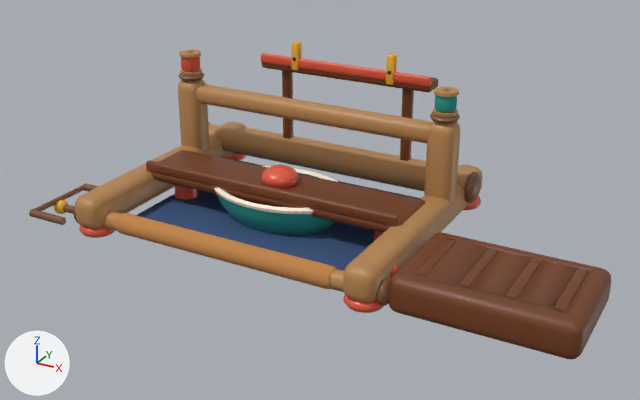
Two versions of the glTF model public/models/loom.glb, one commit apart.
The view is the same before and after, from a 50 mm camera at (0.359, -0.583, 0.319) aimed at (0.043, -0.01, 0.033). The lights are fixed; the arrows at lower left show +X, +Y and +Z. The older version comes first. Where no turn or scale is listed for an object, it has been applied to the vertices. Vertices at exactly the same position are counted once.

Script lines for the objects in view, before the commit:
```python
ob_cap0 = bpy.data.objects.new('Cap0', me_cap0)
ob_cap0.location = (0.0, 0.0, 0.0)
ob_easelledge = bpy.data.objects.new('EaselLedge', me_cube_023)
ob_easelledge.location = (0.0, 0.0, 0.0)
ob_easellip = bpy.data.objects.new('EaselLip', me_cube_024)
ob_easellip.location = (0.0, 0.0, 0.0)
ob_easelpostl = bpy.data.objects.new('EaselPostL', me_easelpostl)
ob_easelpostl.location = (0.0, 0.0, 0.0)
ob_easelpostr = bpy.data.objects.new('EaselPostR', me_easelpostr)
ob_easelpostr.location = (0.0, 0.0, 0.0)
ob_postl = bpy.data.objects.new('PostL', me_cube_006)
ob_postl.location = (0.0, 0.0, 0.0)
# also in view: 'RailR' at (0.123, 0.01, 0.02); 'HeddleBar' at (0.0, 0.05, 0.083); 'BasketRim' at (0.0, 0.0, 0.031); 'Bed' at (0.0, 0.006, 0.002); 'BackBeam' at (0.0, 0.085, 0.028)
```
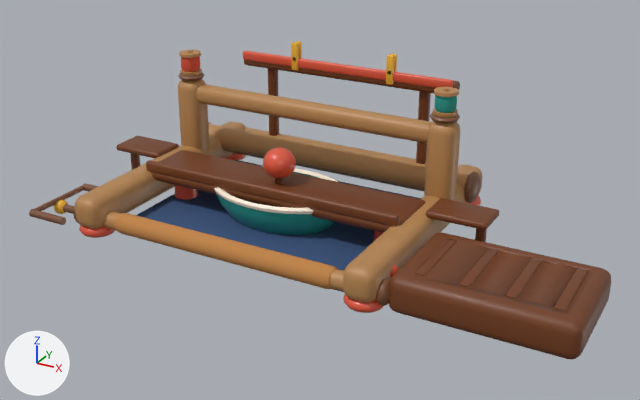
Where the newer file only moved an object's origin or applied its transform, the numbers keep the older frame.

Location of each change, (x1, y1, x2, y2) in pixels of the pictures (640 x 400 px):
'EaselLip', rescaled (23% wider, 9% taller): before (261, 53, 431, 87); after (243, 51, 453, 88)
'PerchR', added (brown): after (425, 198, 499, 230)
'Cap0', rescaled: before (261, 165, 298, 189); after (263, 147, 296, 179)
'EaselLedge', rescaled (22% wider, 13% taller): before (262, 63, 439, 92); after (244, 60, 460, 93)
'EaselPostR', moved: before (400, 89, 414, 161); after (416, 91, 431, 164)
'EaselPostL', moved: before (282, 71, 293, 139); after (268, 69, 279, 136)
'PerchL', added (brown): after (116, 136, 179, 158)
'PerchLegR', added (mostly hidden): after (475, 228, 487, 242)
'PerchLegL', added (mostly hidden): after (130, 153, 141, 170)

Edits to the bpy script that builds the scene:
```text
Change me_cap0:
    used by ob_cap0; location = (0.0, 0.0, 0.0)
    remove me_cap0.from_pydata(...)  # 614 vertices, 1224 faces; spans x -0.0155..0.0155, y -0.0155..0.0155, z 0.0306..0.05
    add me_cap0.from_pydata(...)  # 614 vertices, 1224 faces; spans x -0.0135..0.0135, y -0.0135..0.0135, z 0.0404..0.066
    me_cap0 part 1: the whole mesh is scaled about the mesh origin by (0.87, 0.87, 1.32)
Change me_cube_023:
    used by ob_easelledge; location = (0.0, 0.0, 0.0)
    remove me_cube_023.from_pydata(...)  # 96 vertices, 188 faces; spans x -0.086..0.086, y 0.109..0.131, z 0.096..0.105
    add me_cube_023.from_pydata(...)  # 96 vertices, 188 faces; spans x -0.106..0.106, y 0.109..0.131, z 0.096..0.105
    me_cube_023 part 2: the whole mesh is scaled about its middle by (1.24, 1, 1)
Change me_cube_024:
    used by ob_easellip; location = (0.0, 0.0, 0.0)
    remove me_cube_024.from_pydata(...)  # 96 vertices, 188 faces; spans x -0.086..0.086, y 0.108..0.113, z 0.101..0.111
    add me_cube_024.from_pydata(...)  # 96 vertices, 188 faces; spans x -0.106..0.106, y 0.108..0.113, z 0.101..0.111
    me_cube_024 part 3: the whole mesh is scaled about its middle by (1.24, 1, 1)
Change me_easelpostl:
    used by ob_easelpostl; location = (0.0, 0.0, 0.0)
    remove me_easelpostl.from_pydata(...)  # 34 vertices, 64 faces; spans x -0.067..-0.057, y 0.113..0.123, z 0.02..0.104
    add me_easelpostl.from_pydata(...)  # 34 vertices, 64 faces; spans x -0.083..-0.073, y 0.113..0.123, z 0.02..0.104
    me_easelpostl part 4: the whole mesh is moved by (-0.016, 0.0, 0.0)
Change me_easelpostr:
    used by ob_easelpostr; location = (0.0, 0.0, 0.0)
    remove me_easelpostr.from_pydata(...)  # 34 vertices, 64 faces; spans x 0.057..0.067, y 0.113..0.123, z 0.02..0.104
    add me_easelpostr.from_pydata(...)  # 34 vertices, 64 faces; spans x 0.073..0.083, y 0.113..0.123, z 0.02..0.104
    me_easelpostr part 5: the whole mesh is moved by (0.016, 0.0, 0.0)
Add me_cube_005_1:
    me_cube_005_1.from_pydata(...)  # 96 vertices, 188 faces; spans x 0.129..0.179, y 0.002..0.034, z 0.031..0.037
    me_cube_005_1.materials.append(mat_walnutwood_001)
Add me_perchlegr:
    me_perchlegr.from_pydata(...)  # a 12-sided cut cone along z (radius 0.0045 at the low end, 0.004 at the high end) spanning x 0.1655..0.1745, y 0.0135..0.0225, z 0.0..0.031
    me_perchlegr.materials.append(mat_walnutwood)
Add me_perchlegl:
    me_perchlegl.from_pydata(...)  # a 12-sided cut cone along z (radius 0.0045 at the low end, 0.004 at the high end) spanning x -0.1745..-0.1655, y 0.0135..0.0225, z 0.0..0.031
    me_perchlegl.materials.append(mat_walnutwood)
Add me_cube_004_1:
    me_cube_004_1.from_pydata(...)  # 96 vertices, 188 faces; spans x -0.179..-0.129, y 0.002..0.034, z 0.031..0.037
    me_cube_004_1.materials.append(mat_walnutwood_001)
Add ob_perchr:
    ob_perchr = bpy.data.objects.new('PerchR', me_cube_005_1)
    ob_perchr.location = (0.0, 0.0, 0.0)
Add ob_perchlegr:
    ob_perchlegr = bpy.data.objects.new('PerchLegR', me_perchlegr)
    ob_perchlegr.location = (0.0, 0.0, 0.0)
Add ob_perchlegl:
    ob_perchlegl = bpy.data.objects.new('PerchLegL', me_perchlegl)
    ob_perchlegl.location = (0.0, 0.0, 0.0)
Add ob_perchl:
    ob_perchl = bpy.data.objects.new('PerchL', me_cube_004_1)
    ob_perchl.location = (0.0, 0.0, 0.0)
```
